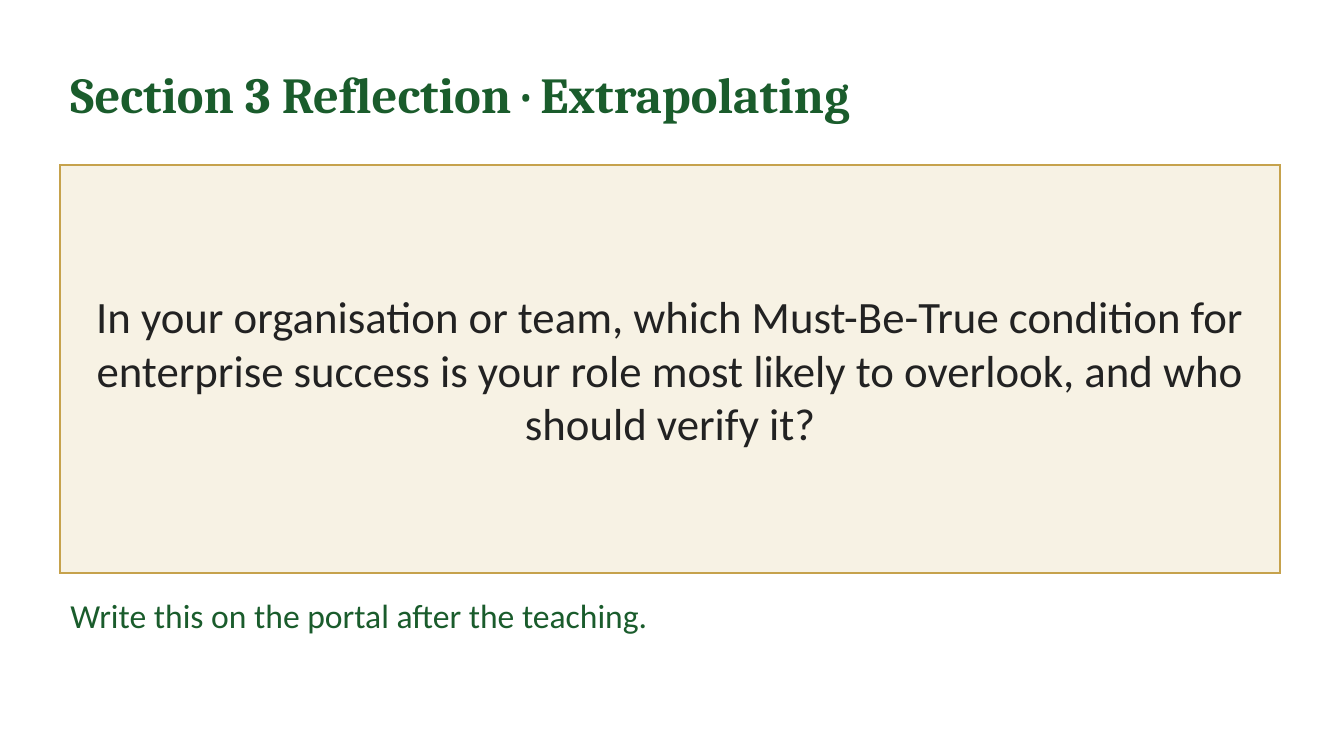
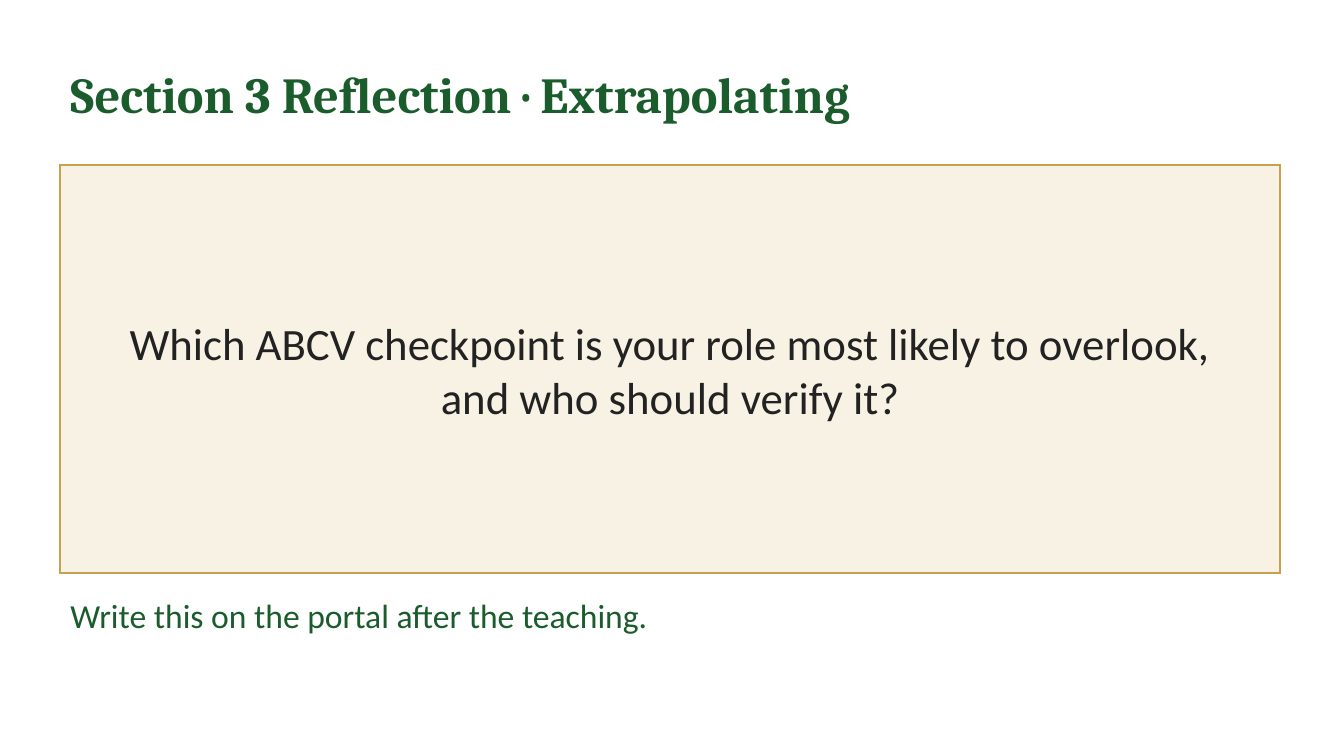
Before and after one commit to IBSL26/ibsl-platform, a slide deck: slide 19 of Unit decks/Unit 04 - Direction Integrity (ABCV-MBT).pptx. Drawn at 1344x756 pixels with LibreOffice and Linux fonts; fonts in the diff are those of the drawing. Boxes give left, top, right and bottom in pixels: in the first picture for what was removed or moved away, otherwise in the second. Text is boxed around its words. In the diff, an @@ line names an element or a change of style, - is before the commit and + after.

```diff
--- a/Unit decks/Unit 04 - Direction Integrity (ABCV-MBT).pptx
+++ b/Unit decks/Unit 04 - Direction Integrity (ABCV-MBT).pptx
@@ text in rectangle at [130, 329, 1209, 422]: text changed @@
-In your organisation or team, which Must-Be-True condition for enterprise success is your role most likely to overlook, and who should verify it?
+Which ABCV checkpoint is your role most likely to overlook, and who should verify it?
```
Also in this commit, not shown: 2 other slides changed, 12 other files.
